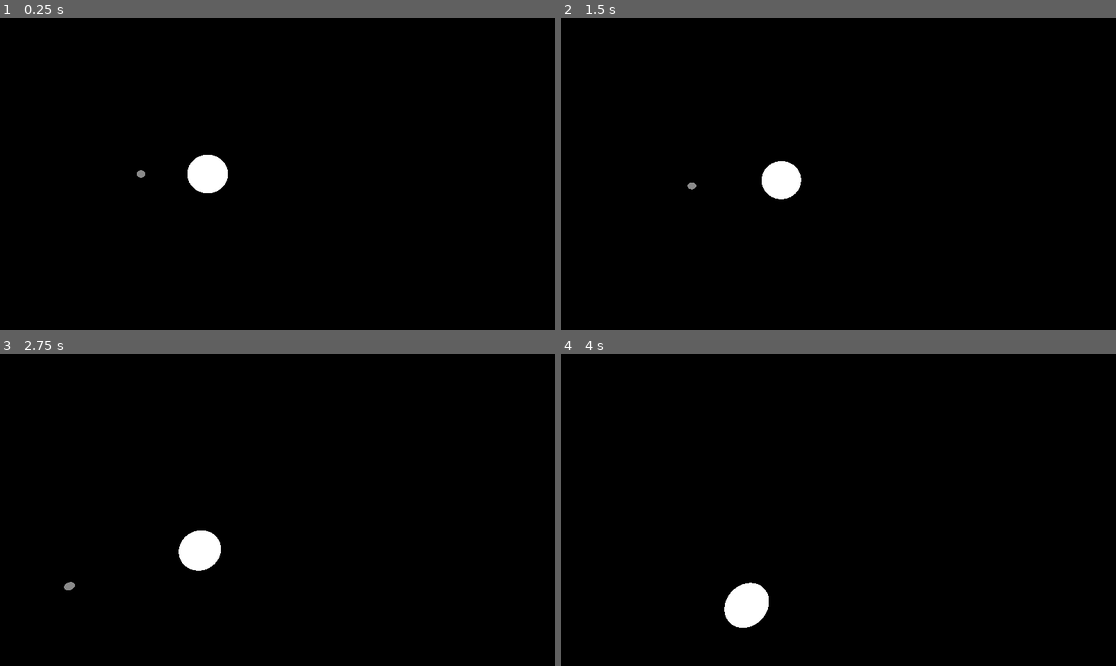
Above: before the commit, frames 1-4 (two rows, left to right).
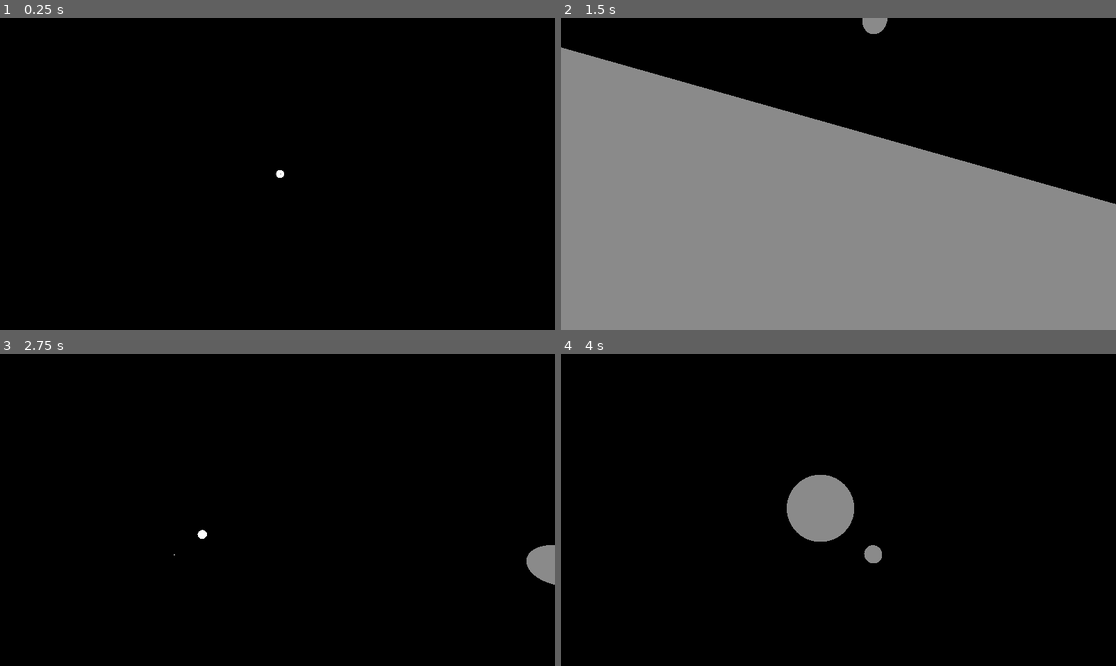
Above: after the commit, the same moments.

Repository: studentkrisk/planet-sim
Game: Godot game, scene res://world.tscn
Two runs of this game, one before a commit and one after it. Both use one fixed random seed, a clock stepped at 60 frames per second and the inputs below.
Inputs (mouse positions are in pixels of both pictures, inside the frame that each line leads up to):
- Up to frame 1 (0.25 s): no input
- Up to frame 2 (1.5 s): move the mouse to (866, 174) at 0.52 s; hold Q 0.53-1.28 s; hold Space (up) from 0.53 s (still down); tap W (fore) at 0.6 s; move the mouse to (810, 174) at 1.27 s; tap Q at 1.35 s
- Up to frame 3 (2.75 s): keep holding Space (up); tap T at 1.55 s; move the mouse to (288, 503) at 2.02 s; hold T from 2.03 s (still down); tap R at 2.3 s
- Up to frame 4 (4 s): keep holding Space (up); move the mouse to (832, 516) at 2.77 s; release T at 2.78 s; tap R at 2.85 s; tap W (fore) at 3.05 s; move the mouse to (877, 513) at 3.52 s; hold Q from 3.53 s (still down); tap E (edit) at 3.6 s

The runs differ from the first frame. In frame 1, 0.8% of the frame differs, in the area x 24-52%, y 43-57%; in frame 2, 66%, in the area x 0-100%, y 0-100%; in frame 3, 1.3%; in frame 4, 3.1%.

Commit message:
added player

Diff:
--- a/player.gd
+++ b/player.gd
@@ -2,12 +2,13 @@
 
 
 # Called when the node enters the scene tree for the first time.
+var inship = true
+
 func _ready():
 	Input.mouse_mode = Input.MOUSE_MODE_CAPTURED
 
 func _input(event):
 	if event is InputEventMouseMotion:
-		print(event)
 		$Camera3D.rotation.x -= 0.001*event.relative.y
 		$Camera3D.rotation.y -= 0.001*event.relative.x
 		$Camera3D.rotation.x = clamp(-PI/2, $Camera3D.rotation.x, PI/2)
@@ -15,7 +16,27 @@
 
 # Called every frame. 'delta' is the elapsed time since the previous frame.
 func _physics_process(delta):
-	print(linear_velocity)
-	apply_central_force(-1000*$Camera3D.get_global_transform().basis.z*(Vector3.ONE - Vector3.UP)*Input.get_axis("back", "fore"))
-	apply_central_force(1000*$Camera3D.get_global_transform().basis.x*(Vector3.ONE - Vector3.UP)*Input.get_axis("left", "right"))
-	apply_central_force(1000*Vector3.UP*Input.get_axis("down", "up"))
+	if Input.is_key_pressed(KEY_Q):
+		inship = false
+	else:
+		inship = true
+	if inship:
+		print(linear_velocity)
+		Engine.time_scale = 5 if Input.is_key_pressed(KEY_T) else 1
+		if Input.is_key_pressed(KEY_R): linear_velocity = Vector3.ZERO
+		apply_central_force(-1000*$Camera3D.get_global_transform().basis.z*Input.get_axis("back", "fore"))
+		apply_central_force(1000*$Camera3D.get_global_transform().basis.x*Input.get_axis("left", "right"))
+		apply_central_force(1000*$Camera3D.get_global_transform().basis.y*Input.get_axis("down", "up"))
+	else:
+		Engine.time_scale = 5 if Input.is_key_pressed(KEY_T) else 1
+		if Input.is_key_pressed(KEY_R): linear_velocity = Vector3.ZERO
+		apply_central_force(-10*$Camera3D.get_global_transform().basis.z.normalized()*Input.get_axis("back", "fore"))
+		apply_central_force(10*$Camera3D.get_global_transform().basis.x.normalized()*Input.get_axis("left", "right"))
+		var min = $"../.".get_child(0)
+		for i in $"../.".get_children():
+			if i == self:
+				continue
+			if i.mass/(i.position - position).length_squared() > min.mass/(min.position - position).length_squared():
+				min = i
+		look_at(min.position, global_transform.basis.z)
+		#$Camera3D.look_at(min.position, -global_transform.basis.z)
--- a/player.tscn
+++ b/player.tscn
@@ -2,8 +2,8 @@
 
 [ext_resource type="Script" path="res://player.gd" id="1_6qj1d"]
 
-[sub_resource type="SphereShape3D" id="SphereShape3D_6lav8"]
-radius = 0.05
+[sub_resource type="BoxShape3D" id="BoxShape3D_df0f6"]
+size = Vector3(0.025, 0.025, 0.05)
 
 [node name="player" type="RigidBody3D"]
 mass = 25.0
@@ -11,6 +11,7 @@
 script = ExtResource("1_6qj1d")
 
 [node name="Camera3D" type="Camera3D" parent="."]
+far = 25000.0
 
 [node name="CollisionShape3D" type="CollisionShape3D" parent="."]
-shape = SubResource("SphereShape3D_6lav8")
+shape = SubResource("BoxShape3D_df0f6")
--- a/world.gd
+++ b/world.gd
@@ -1,9 +1,7 @@
 extends Node3D
 
 var editor_mode = false
-var G = 0.01
-func _ready():
-	Engine.time_scale = 1
+var G = 1
 
 func _physics_process(delta):
 	if Input.is_action_just_pressed("edit"):
--- a/world.tscn
+++ b/world.tscn
@@ -79,10 +79,10 @@
 mesh = SubResource("SphereMesh_8tq5q")
 
 [node name="planet1" type="RigidBody3D" parent="planets"]
-transform = Transform3D(1, 0, 0, 0, 1, 0, 0, 0, 1, 0, 0, 250)
+transform = Transform3D(1, 0, 0, 0, 1, 0, 0, 0, 1, 0, 0, 1000)
 mass = 25000.0
 gravity_scale = 0.0
-linear_velocity = Vector3(-30, 0, 0)
+linear_velocity = Vector3(-50, 0, 0)
 metadata/simpos = [0, [Object(Node3D,"_import_path":NodePath(""),"unique_name_in_owner":false,"process_mode":0,"process …(273 unchanged characters)…
 , Object(Node3D,"_import_path":NodePath(""),"unique_name_in_owner":false,"process_mode":0,"process_priority":0,"process …(252 unchanged characters)…
 , Object(Node3D,"_import_path":NodePath(""),"unique_name_in_owner":false,"process_mode":0,"process_priority":0,"process …(252 unchanged characters)…
@@ -112,10 +112,10 @@
 mesh = SubResource("SphereMesh_24dsc")
 
 [node name="planet2" type="RigidBody3D" parent="planets"]
-transform = Transform3D(1, 0, 0, 0, 1, 0, 0, 0, 1, 0, 0, 600)
+transform = Transform3D(1, 0, 0, 0, 1, 0, 0, 0, 1, 0, 0, 2500)
 mass = 60000.0
 gravity_scale = 0.0
-linear_velocity = Vector3(-20, 0, 0)
+linear_velocity = Vector3(-30, 0, 0)
 metadata/simpos = [0, [Object(Node3D,"_import_path":NodePath(""),"unique_name_in_owner":false,"process_mode":0,"process …(273 unchanged characters)…
 , Object(Node3D,"_import_path":NodePath(""),"unique_name_in_owner":false,"process_mode":0,"process_priority":0,"process …(252 unchanged characters)…
 , Object(Node3D,"_import_path":NodePath(""),"unique_name_in_owner":false,"process_mode":0,"process_priority":0,"process …(252 unchanged characters)…
@@ -145,10 +145,10 @@
 mesh = SubResource("SphereMesh_cae18")
 
 [node name="moon21" type="RigidBody3D" parent="planets"]
-transform = Transform3D(1, 0, 0, 0, 1, 0, 0, 0, 1, 50, 0, 600)
+transform = Transform3D(1, 0, 0, 0, 1, 0, 0, 0, 1, 50, 0, 2500)
 mass = 7500.0
 gravity_scale = 0.0
-linear_velocity = Vector3(-20, 0, -2.5)
+linear_velocity = Vector3(-30, 0, -5)
 metadata/simpos = [0, [Object(Node3D,"_import_path":NodePath(""),"unique_name_in_owner":false,"process_mode":0,"process …(273 unchanged characters)…
 , Object(Node3D,"_import_path":NodePath(""),"unique_name_in_owner":false,"process_mode":0,"process_priority":0,"process …(252 unchanged characters)…
 , Object(Node3D,"_import_path":NodePath(""),"unique_name_in_owner":false,"process_mode":0,"process_priority":0,"process …(252 unchanged characters)…
@@ -175,15 +175,12 @@
 shape = SubResource("SphereShape3D_k2xdd")
 
 [node name="MeshInstance3D" type="MeshInstance3D" parent="planets/moon21"]
+transform = Transform3D(1, 0, 0, 0, 1, 0, 0, 0, 1, 0.000915527, -0.000473022, 0.000488281)
 mesh = SubResource("SphereMesh_cr8yq")
 
 [node name="player" parent="planets" instance=ExtResource("2_x3dal")]
-transform = Transform3D(1, 0, 0, 0, 1, 0, 0, 0, 1, 179.88, 0, 528.143)
-
-[node name="Camera3D" type="Camera3D" parent="."]
-transform = Transform3D(1, 0, 0, 0, -4.37114e-08, 1, 0, -1, -4.37114e-08, 0, 1000, 0)
-projection = 1
-size = 2500.0
+transform = Transform3D(1, 0, 0, 0, 1, 0, 0, 0, 1, -28.1432, 0, 2500)
+linear_velocity = Vector3(-20, 0, 0)
 
 [node name="WorldEnvironment" type="WorldEnvironment" parent="."]
 environment = SubResource("Environment_mpfsh")
